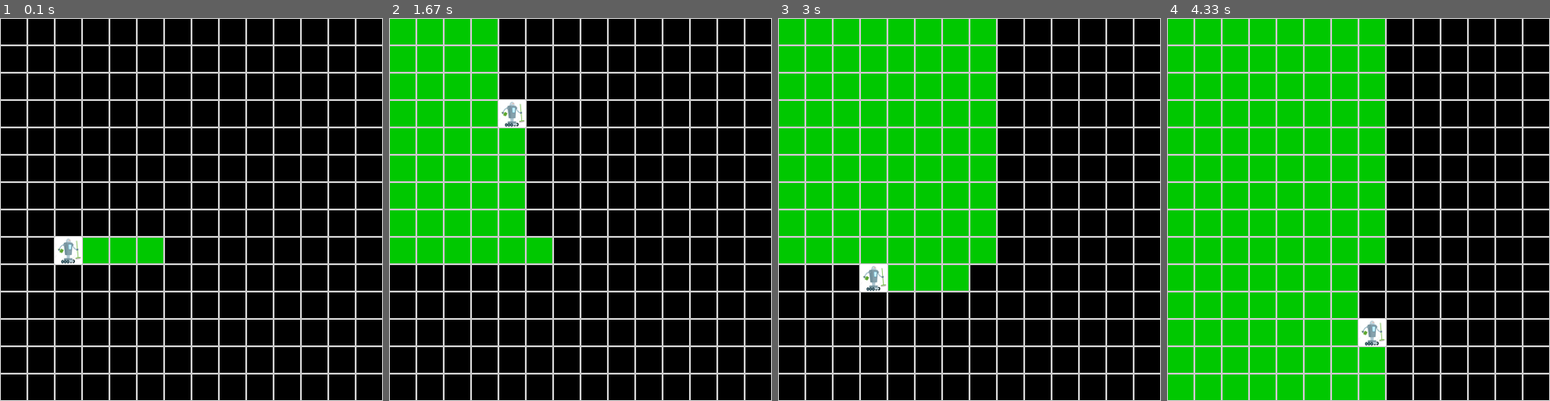
Above: before the commit, frames 1-4 (left to right).
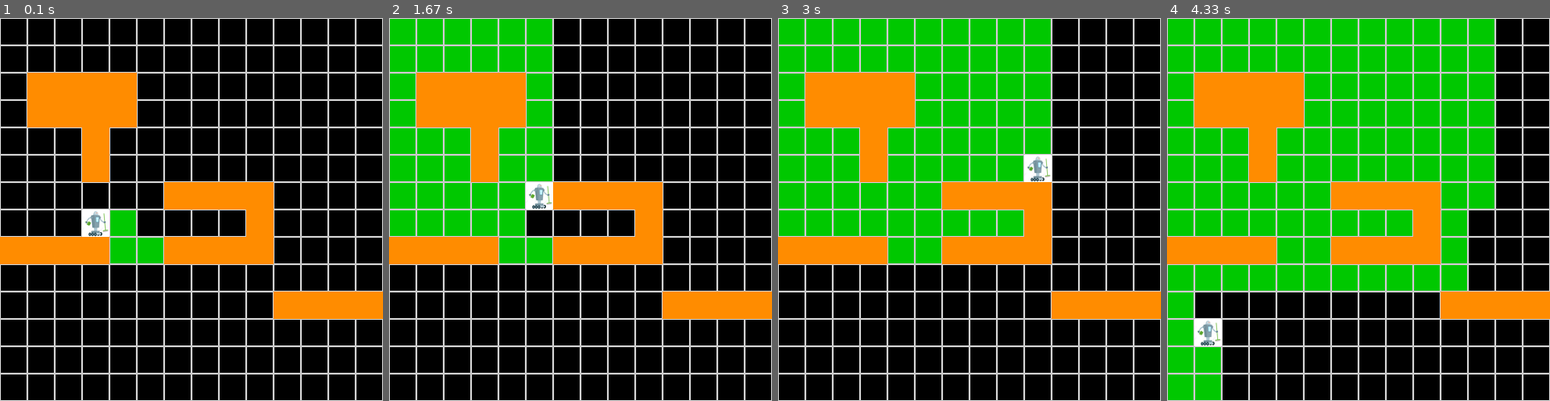
Above: after the commit, the same moments.

Repository: jjcastle1992/CS7320_A4_RoboVac
Game: pygame game, started from PygameRoboVac.py
The game is run twice, just before and just after one commit, with the same random seed, the same clock (stepped at 60 frames per second) and the same inputs.
Inputs:
- Up to frame 1 (0.1 s): no input
- Up to frame 2 (1.67 s): no input
- Up to frame 3 (3 s): no input
- Up to frame 4 (4.33 s): no input

The runs differ from the first frame. In frame 1, 15% of the frame differs, in the area x 0-100%, y 14-79%; in frame 2, 18%; in frame 3, 21%; in frame 4, 40%, in the area x 0-100%, y 0-100%.

Commit message:
Clean up per certain PEP standards.

Diff:
--- a/PygameRoboVac.py
+++ b/PygameRoboVac.py
@@ -1,8 +1,8 @@
-'''
+"""
     RoboVac - clean the room
     note: PyGame needs an empty file __init__.py in directory to draw!
     v. 0.90
-'''
+"""
 
 import random
 
@@ -10,18 +10,19 @@
 import sys
 
 # modify RoboVac0 or copy and create your own file
-from RoboVac0 import RoboVac
+from RoboVac5 import RoboVac
 
 BLACK = (0, 0, 0)
-GOLD = (200,0, 0)
+GOLD = (200, 0, 0)
 WHITE = (200, 200, 200)
-GREEN = (0,200, 0)
+GREEN = (0, 200, 0)
 BROWN = (165, 42, 42)
-ORANGE = (255,140,0)
+ORANGE = (255, 140, 0)
 YELLOW = (240, 240, 130)
 
 # load images
 RoboVacPic = pygame.image.load("robovac.png")
+
 
 class Room:
     def __init__(self, level):
@@ -32,7 +33,6 @@
         # -Robovac is initialized with data structure containing
         #   all room data
 
-
         # window  - varies in size
         window_size_list = [360, 390, 420]
         self.window_width = random.choice(window_size_list)
@@ -40,12 +40,13 @@
 
         # grid max values for width and height
         self.room_blocksize = 30
-        self.max_width =  (int)(self.window_width / self.room_blocksize)
-        self.max_height = (int) (self.window_height /
+        self.max_width = (int)(self.window_width / self.room_blocksize)
+        self.max_height = (int)(self.window_height /
                                 self.room_blocksize)
+        # print(f'Room Size: {self.max_width}, {self.max_height}')
         # for grid logic
-        self.max_x = (self.window_width / self.room_blocksize) -1
-        self.max_y = (self.window_height / self.room_blocksize) -1
+        self.max_x = (self.window_width / self.room_blocksize) - 1
+        self.max_y = (self.window_height / self.room_blocksize) - 1
 
         # blocks - number of blocks depends on game_level
         self.block_list = []
@@ -68,19 +69,19 @@
             self.block_list.append((0, 8, 4, 1))
 
         if self.game_level >= 5:
-            self.block_list.append((10, 10, 4,1))
-
+            self.block_list.append((10, 10, 4, 1))
 
         # vacuum random positioning
-        x=0; y=0
-        dx = 3; dy = 3   #dist from edge
+        x = 0; y = 0
+        dx = 3; dy = 3   # dist from edge
 
         intersect = True
         while intersect:
             x = random.randrange(dx, self.max_x)
             y = random.randrange(dy, self.max_y)
             intersect = self.does_pos_intersect_blocks((x, y))
-        self.vac_pos = (x,y)  # starting location for vacuum
+        self.vac_pos = (x, y)  # starting location for vacuum
+        # print(f'Starting Position: {self.vac_pos}')
 
         # define sets with positions as tuples; useful utilities
         self.clean_set = set()
@@ -90,7 +91,7 @@
         self.free_tiles_set = set()
         for x in range(self.max_width):
             for y in range(self.max_height):
-                self.free_tiles_set.add( (x,y))
+                self.free_tiles_set.add((x, y))
 
         # BLOCKS
         # create set of all block positions from block list
@@ -110,12 +111,12 @@
         self.font = pygame.font.SysFont('Arial', 20)
 
     def get_room_config(self):
-        '''
+        """
         Returns LIST with all the info RoboVac needs;
               passed to RoboVac constructor
         [ (room_width, room_height), (vac_x, vac_y) [list-of-blocks] ]
          note: list-of-blocks is list of tuples (x,y,width, height)
-        '''
+        """
         room_config_list = [(self.max_width, self.max_height), \
                                   self.vac_pos, \
                                   self.block_list
@@ -123,12 +124,12 @@
         return room_config_list
 
     # Utility Methods ------
-    def add_clean_pos (self, xytuple):
+    def add_clean_pos(self, xytuple):
         self.clean_set.add(xytuple)
 
     def rect_intersect(self, pos, rect):
         rx, ry, width, height = rect
-        x,y = pos
+        x, y = pos
         is_intersect =   x >= rx and x < (rx + width) and \
            y >= ry and y < (ry + height)
         return is_intersect
@@ -141,14 +142,14 @@
         return False
 
     def is_ok_next_pos(self, xytuple):
-        x,y = xytuple
+        x, y = xytuple
         if x < 0 & x > self.max_x & \
             y < 0 & y > self.max_y:
             return False
         # check intersect with blocks
         for rect in self.block_list:
-            rx,ry,width,height = rect
-            if x > rx & x < (rx+ width) & y > ry & y < (ry + height):
+            rx, ry, width, height = rect
+            if x > rx & x < (rx + width) & y > ry & y < (ry + height):
                 return False
         return True
 
@@ -158,35 +159,40 @@
                f"{self.window_height}) \
          blocksize={self.room_blocksize}  clean={self.clean_set}"
 
+
 def get_date_time():
     import datetime
     today = datetime.date.today()
-    hour  = datetime.datetime.now().hour
-    min   = datetime.datetime.now().minute
+    hour = datetime.datetime.now().hour
+    min = datetime.datetime.now().minute
     hour_str = f"{hour:02d}"
-    min_str  = f"{min:02d}"
+    min_str = f"{min:02d}"
     return f"{today} {hour_str}:{min_str}"
 
+
 #  Utility Functions for Drawing (PyGame) -----------------------
-def draw_tile(room,x,y):
+def draw_tile(room, x, y):
     x_draw = x * room.room_blocksize
     y_draw = y * room.room_blocksize
-    rect = pygame.Rect(x_draw, y_draw, room.room_blocksize, room.room_blocksize)
+    rect = pygame.Rect(x_draw, y_draw, room.room_blocksize,
+                       room.room_blocksize)
     # draw rect
     pygame.draw.rect(SCREEN, GREEN, rect, 0)  # 0 means fill!!
     pygame.draw.rect(SCREEN, WHITE, rect, 1)
 
+
 def draw_all_tiles(room):
     for r_tuple in room.clean_set:
-        x,y  = r_tuple
+        x, y = r_tuple
         draw_tile(room, x, y)
     # draw vacuum
     draw_vac(room)
 
-def draw_blocks(room) :
+
+def draw_blocks(room):
 
     for rect in room.block_list:
-        x,y,w,h = rect
+        x, y, w, h = rect
         x_draw = x * room.room_blocksize
         y_draw = y * room.room_blocksize
         rect = pygame.Rect(x_draw, y_draw, room.room_blocksize*w,
@@ -194,22 +200,25 @@
         # draw rect
         pygame.draw.rect(SCREEN, ORANGE, rect, 0)  # 0 means fill!!
 
+
 def draw_vac(room):
     # draw RoboVac at it's current location
     global SCREEN, RoboVacPic
     global GOLD
-    x,y = room.vac_pos
+    x, y = room.vac_pos
     blocksize = room.room_blocksize
-    SCREEN.blit(RoboVacPic,(x*blocksize, y*blocksize) )
+    SCREEN.blit(RoboVacPic, (x*blocksize, y*blocksize))
     pygame.display.flip()
+
 
 def drawGrid(room):
     # draw basic room grid..
     for x in range(0, room.window_width, room.room_blocksize):
         for y in range(0, room.window_height, room.room_blocksize):
             rect = pygame.Rect(x, y, room.room_blocksize, \
-                                     room.room_blocksize)
+                               room.room_blocksize)
             pygame.draw.rect(SCREEN, WHITE, rect, 1)
+
 
 def main(game_level):
     global SCREEN
@@ -244,7 +253,7 @@
     # GAME LOOP ---------
     while True:
         if (move_count % 50)  == 0:
-            print (f"Move Count: {move_count}")
+            print(f"Move Count: {move_count}")
 
         # check if done..
         if len(room.clean_set) == room.max_tiles  or \
@@ -268,14 +277,13 @@
             result_str = f"{get_date_time()} {robo_vac.id}" \
                          f" {robo_vac.name} " \
               f" L{room.game_level} " \
-              f"Coverage:{((len(room.clean_set)/room.max_tiles)):.2f} " \
+              f"Coverage:{((len(room.clean_set)/room.max_tiles)):.2f} "\
               f"Eff:{(room.max_tiles/move_count):.2f}\n"
-            print (result_str)
+            print(result_str)
             f = open("log.txt", "a")
             f.write(result_str)
             f.close()
 
-
             pygame.quit()
             sys.exit()
 
@@ -290,7 +298,7 @@
             # Determine if direction results in legal move
             # IF YES, update robot position, else pos remains same
 
-            x,y = room.vac_pos  # current position
+            x, y = room.vac_pos  # current position
             # adjust based on direction only if new pos inside room
             if dir == 0:
                 if y > 0:
@@ -305,13 +313,13 @@
                 if x > 0:
                     x = x-1
 
-            if (x,y) == room.vac_pos:   # tried to go beyond room
-                print (f"dir={dir}  BLOCKED: WALL")
-            elif (x,y) in room.block_tiles_set:
-                print (f"dir={dir} BLOCKED: FURNITURE")
+            if (x, y) == room.vac_pos:   # tried to go beyond room
+                print(f"dir={dir}  BLOCKED: WALL")
+            elif (x, y) in room.block_tiles_set:
+                print(f"dir={dir} BLOCKED: FURNITURE")
             else:
-                room.vac_pos = (x,y)   # update vacuum position
-                room.add_clean_pos(room.vac_pos) # track new clean tile
+                room.vac_pos = (x, y)   # update vacuum position
+                room.add_clean_pos(room.vac_pos)  # track new clean tile
                 draw_all_tiles(room)
 
             # draw vacuum
@@ -328,7 +336,6 @@
                 if event.type == pygame.QUIT:
                     pygame.quit()
                     sys.exit()
-
 
     for event in pygame.event.get():
         if event.type == pygame.QUIT:
@@ -346,8 +353,7 @@
             5 = 10 blocks
     '''
 
-
-    game_level = 0  # OK to change this from easy to more complex
+    game_level = 5  # OK to change this from easy to more complex
 
     # calls main with the game level & runs the simulation
     main(game_level)
